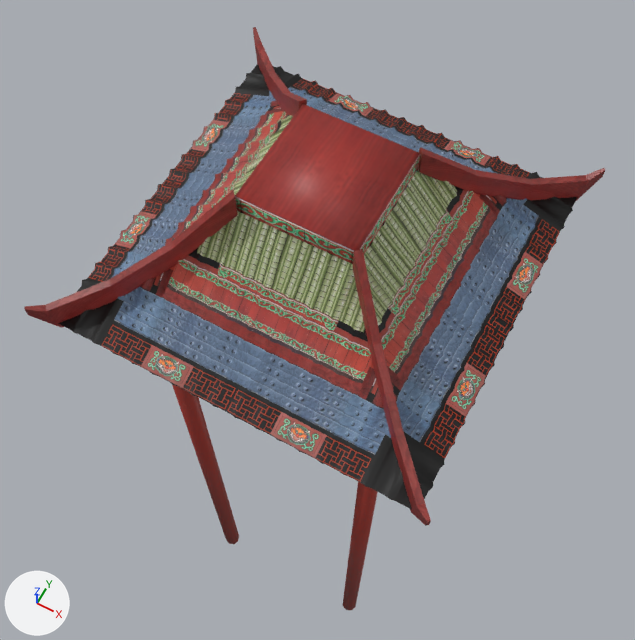
What one commit did to the Blender file Modelli/gioco/tempio.blend.
Both versions are drawn from a camera (50 mm lens) standing at (8.7, -9.2, 17.4) and looking at (2.5, 2.0, -5.9). Lighting does not change. The marker at lower left points along +X, +Y and +Z.

Script lines for the objects in view, before the commit:
```python
me_tempio_angolitetto_001 = bpy.data.meshes.new('tempio_angoliTetto.001')
me_tempio_angolitetto_001.from_pydata(...)  # 873 vertices, 669 faces; spans x -0.18..1.97, y -1.03..1.11, z -4.3..0.96
me_tempio_angolitetto_001.materials.append(mat_templeconsotto_txt_png_002)  # picture img_templeconsotto_txt_png_002
ob_tempio = bpy.data.objects.new('tempio', me_tempio_angolitetto_001)
ob_tempio.location = (0.0, 0.0, 0.0)
ob_tempio.scale = (4.24, 4.24, 4.24)
```
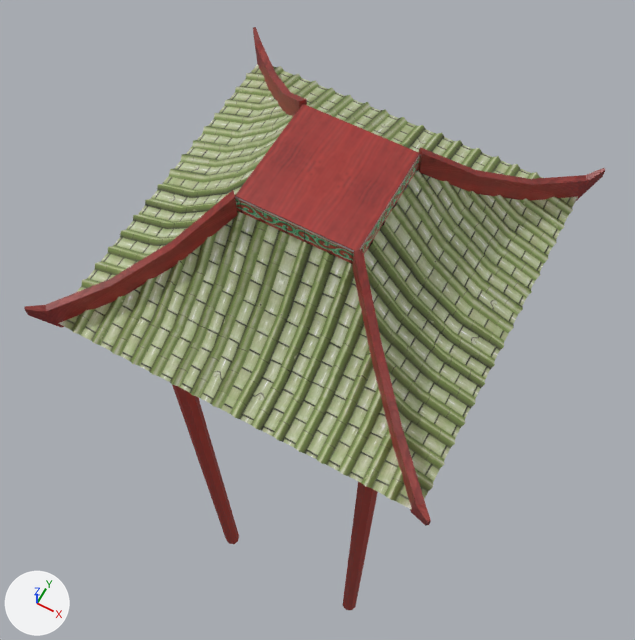
Location of each change, (x1, y1, x2, y2) in pixels of the pictures (635 x 640 px):
'tempio', shading changed, surface changed
    both: (56, 61, 581, 610)
part 1 of me_tempio_angolitetto_001, shading changed
    both: (24, 27, 605, 610)
part 2 of me_tempio_angolitetto_001, surface changed
    both: (58, 64, 578, 509)

The change in detail:
me_tempio_angolitetto_001 has 873 vertices, 669 faces and spans x -0.18..1.97, y -1.03..1.11, z -4.3..0.96.
me_tempio_angolitetto_001 is used by ob_tempio; location (0.0, 0.0, 0.0); scale (4.24, 4.24, 4.24).
me_tempio_angolitetto_001 part 1: edges marked sharp go from 0 to 772.
me_tempio_angolitetto_001 part 2: texture (UV) coordinates of 480 of 669 faces, centred in x -0.07..1.86, y -0.92..1.0, z 0.29..0.7, changed; they spanned u 0.0..0.97, v 0.0..1.0 and now span u 0.0..0.43, v 0.7..1.0.
